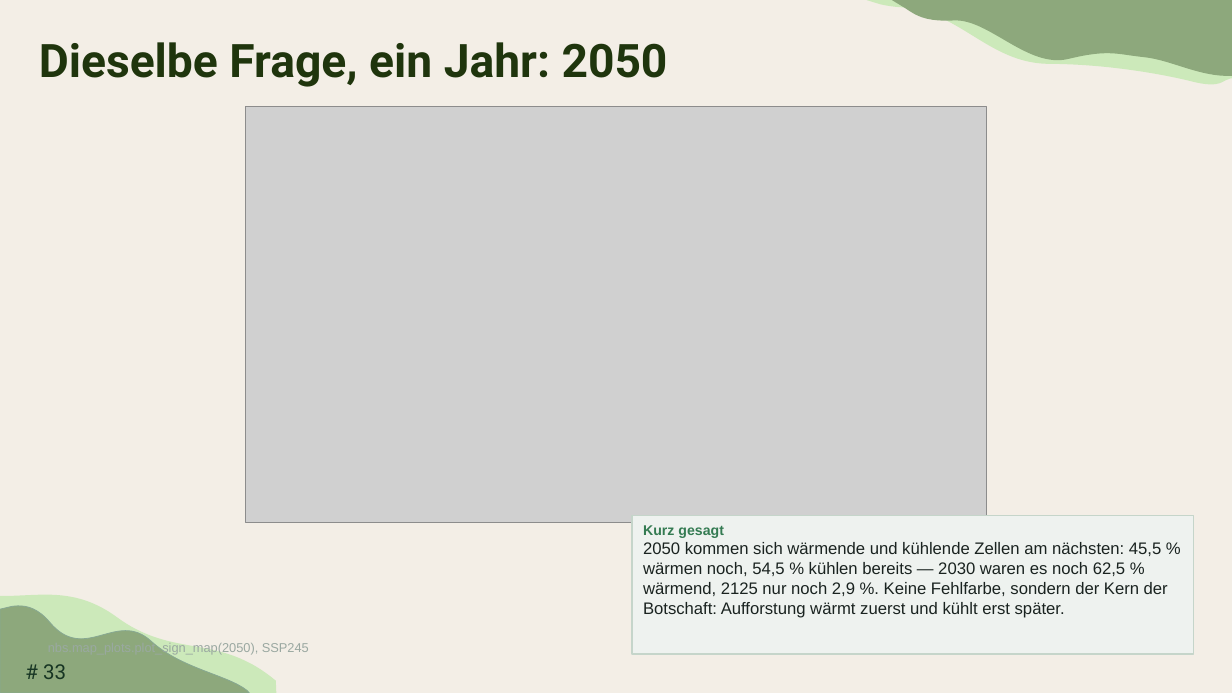
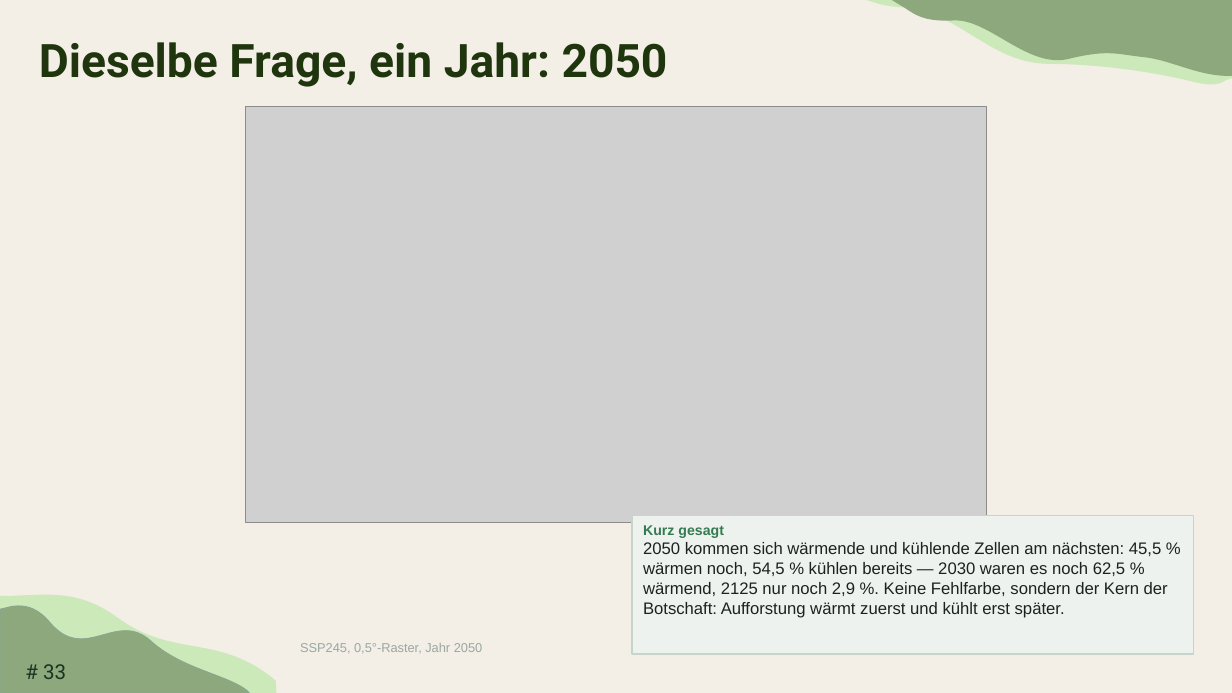
Before and after one commit to TimoDiepers/woodway, a slide deck: slide 33 of docs/slides/dissvortrag.pptx. Drawn at 1232x693 pixels with LibreOffice and Linux fonts; fonts in the diff are those of the drawing; grey boxes stand for pictures. Boxes give left, top, right and bottom in pixels: in the first picture for what was removed or moved away, otherwise in the second. Text is boxed around its words. In the diff, an @@ line names an element or a change of style, - is before the commit and + after.

```diff
--- a/docs/slides/dissvortrag.pptx
+++ b/docs/slides/dissvortrag.pptx
@@ text at box(300, 643, 482, 653): text changed @@
-nbs.map_plots.plot_sign_map(2050), SSP245
+SSP245, 0,5°-Raster, Jahr 2050
```
Also in this commit, not shown: 11 other slides changed.
